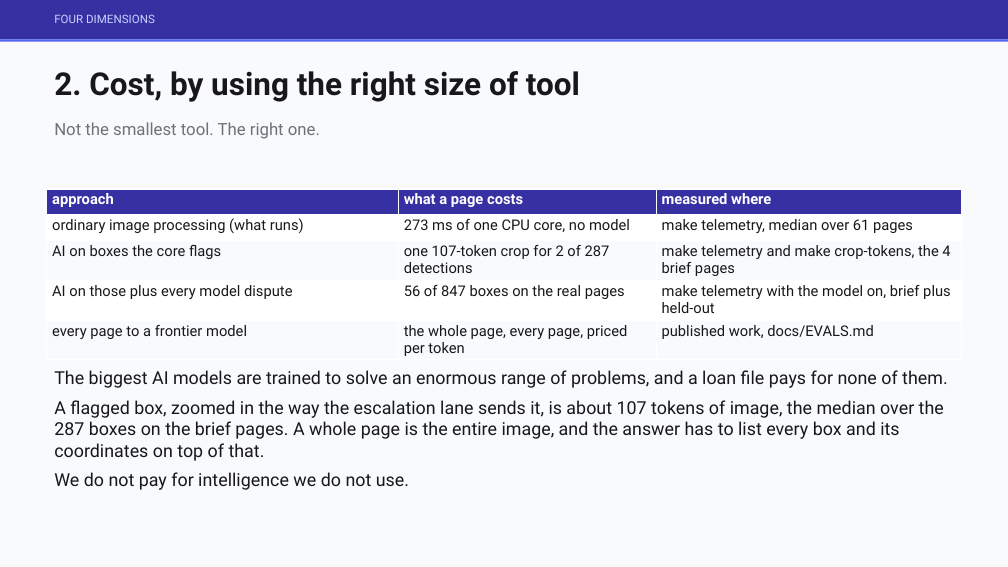
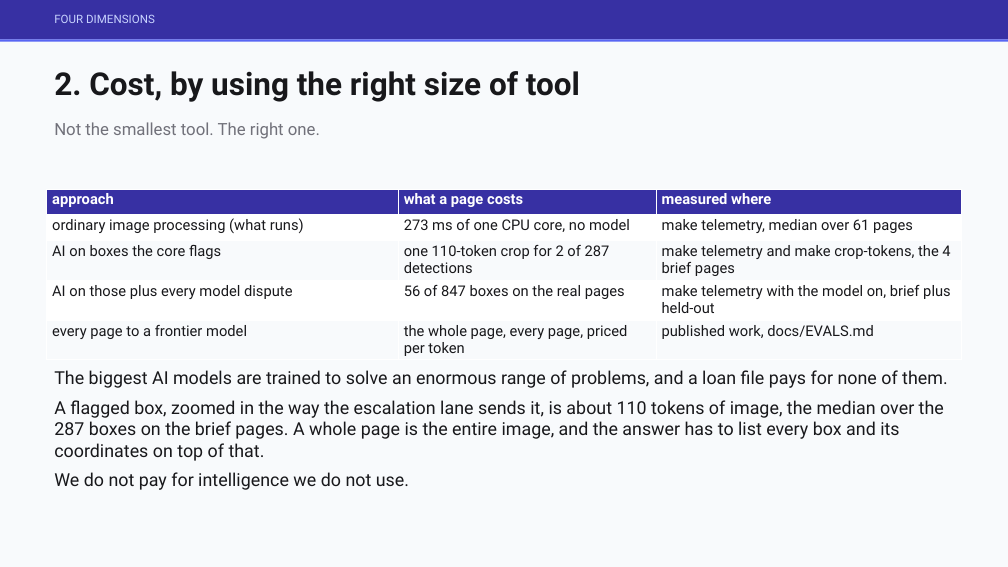
Before and after one commit to jameswniu/synthetic-image-recognition-cnn-harness, a slide deck: slide 6 of deliverables/checkbox-approach.pptx. Drawn at 1008x567 pixels with LibreOffice and Linux fonts; fonts in the diff are those of the drawing. Boxes give left, top, right and bottom in pixels: in the first picture for what was removed or moved away, otherwise in the second. Text is boxed around its words. In the diff, an @@ line names an element or a change of style, - is before the commit and + after.

Commit message:
Count image tokens the way the vision doc bills them, name the bench machine, one decimal on the CNN time, and the cards at head

```diff
--- a/deliverables/checkbox-approach.pptx
+++ b/deliverables/checkbox-approach.pptx
@@ table at bbox=[47, 189, 961, 360] @@
-row 3, column 2: one 107-token crop for 2 of 287 detections
+row 3, column 2: one 110-token crop for 2 of 287 detections
@@ text at bbox=[54, 400, 944, 461]: text changed @@
-A flagged box, zoomed in the way the escalation lane sends it, is about 107 tokens of image, the median over the 287 boxes on the brief pages. A whole page is the entire image, and the answer has to list every box and its coordinates on top of that.
+A flagged box, zoomed in the way the escalation lane sends it, is about 110 tokens of image, the median over the 287 boxes on the brief pages. A whole page is the entire image, and the answer has to list every box and its coordinates on top of that.
```
Also in this commit, not shown: 1 other slide changed, 12 other files.
